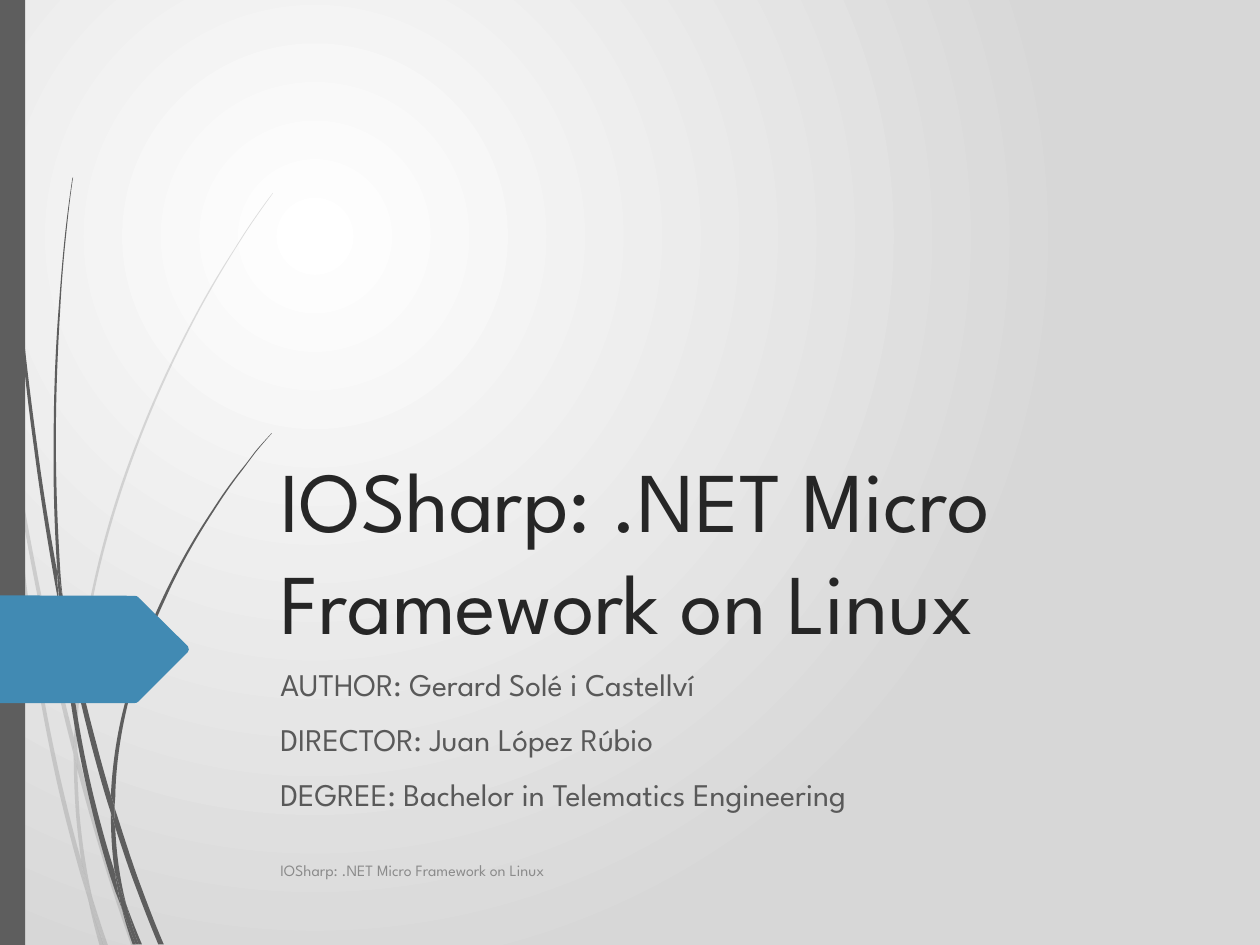
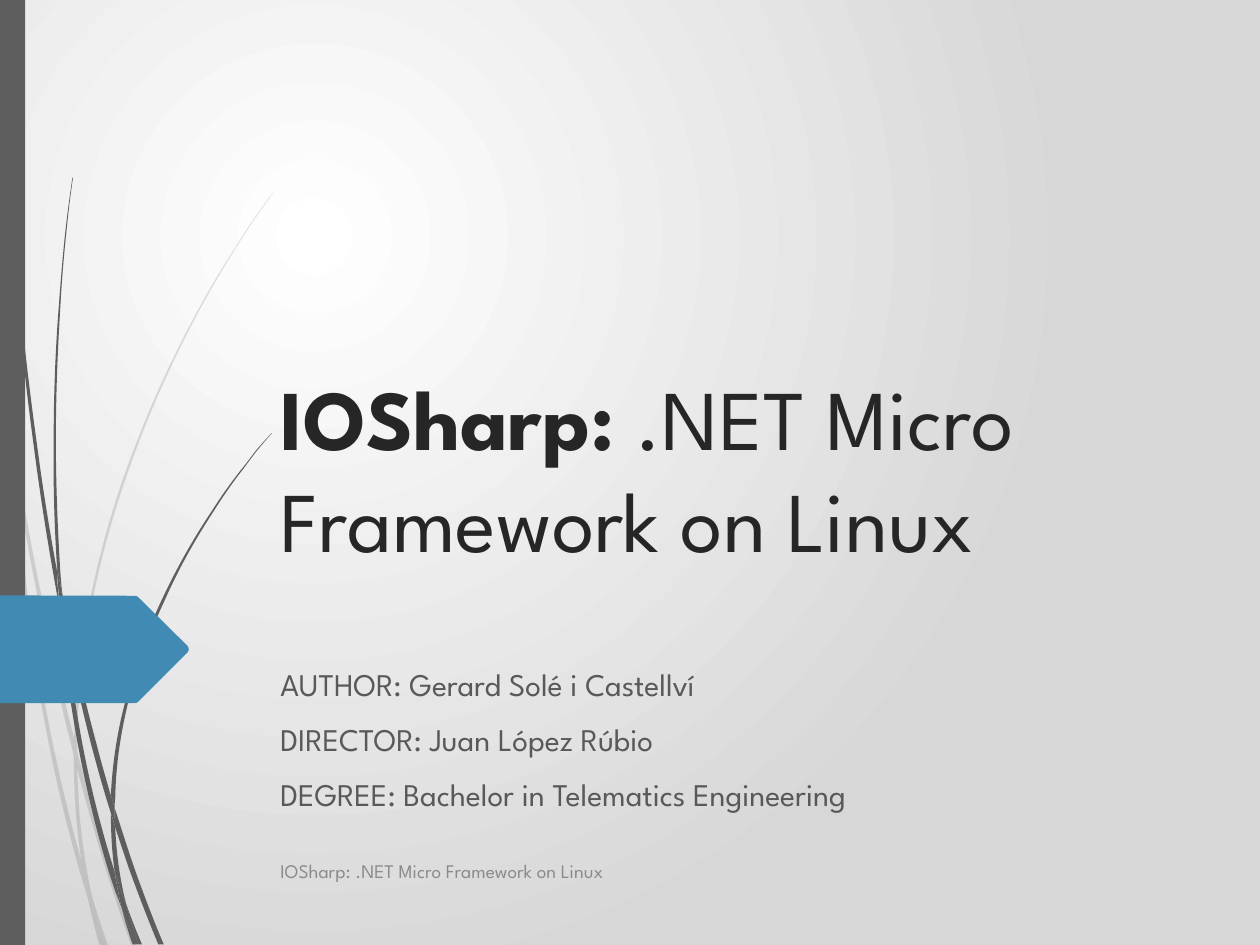
Before and after one commit to GerardSoleCa/BachelorThesisMisc, a slide deck: slide 1 of ThesisDoc/IOSharp.pptx. Drawn at 1260x945 pixels with LibreOffice and Linux fonts; fonts in the diff are those of the drawing; background and template pictures are left out. Boxes give left, top, right and bottom in pixels: in the first picture for what was removed or moved away, otherwise in the second. Text is boxed around its words. In the diff, an @@ line names an element or a change of style, - is before the commit and + after.

```diff
--- a/ThesisDoc/IOSharp.pptx
+++ b/ThesisDoc/IOSharp.pptx
@@ title "IOSharp: .NET Micro Framework on ...": place and size @@
-title "IOSharp: .NET Micro Framework on ..." at box(280, 473, 990, 635)
+title "IOSharp: .NET Micro Framework on ..." at box(280, 391, 1013, 553)
@@ title "IOSharp: .NET Micro Framework on ..." at box(280, 391, 1013, 553): bold on in "IOSharp:" @@
@@ text "IOSharp: .NET Micro Framework on ..." at box(280, 865, 603, 882): size 9 to 11 pt @@
```
Also in this commit, not shown: 15 other slides changed, 1 slide added, 11 other files.
